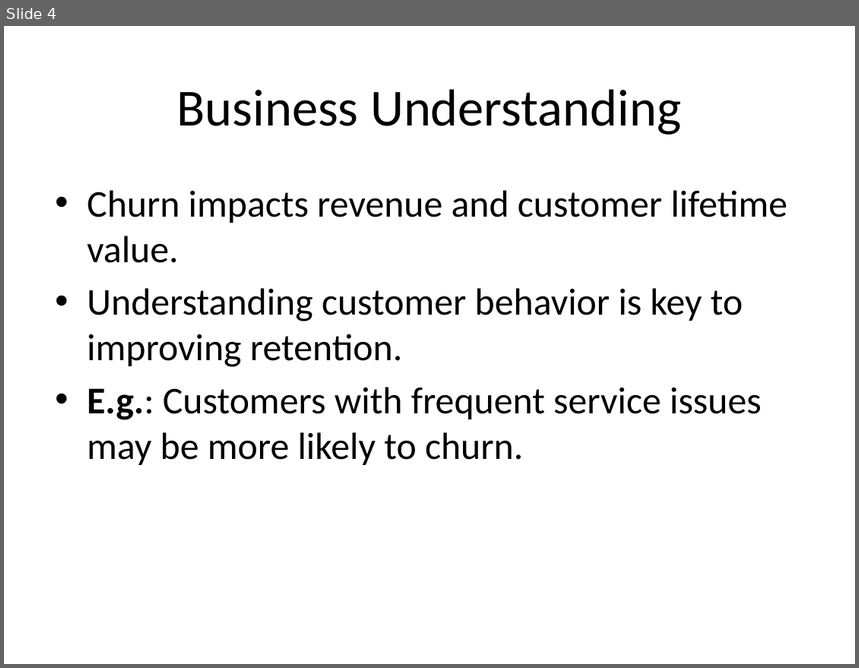
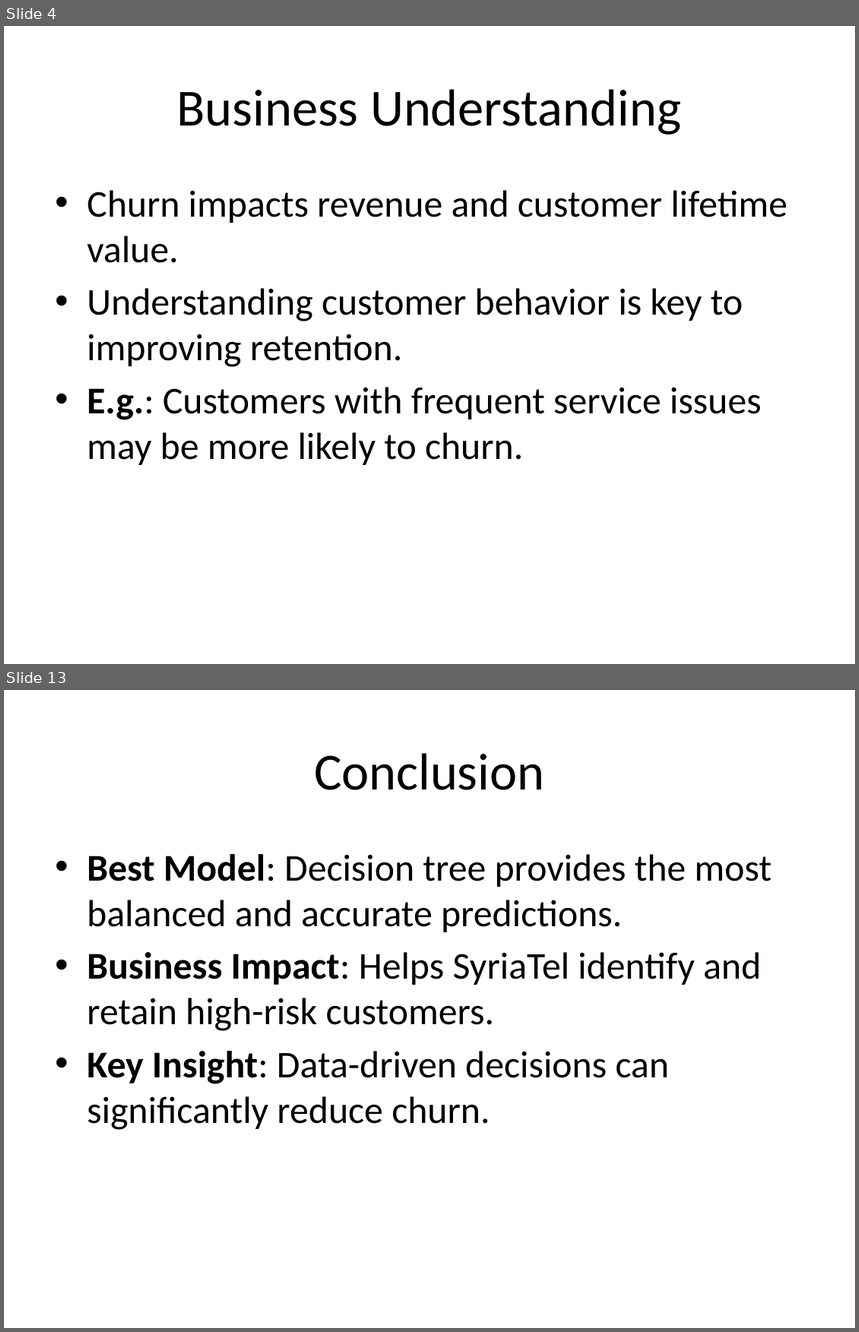
Before and after one commit to wawerukahuthu/PHASE-3-PROJECT, a slide deck: Predicting Customer Churn for SyriaTel.pptx. Shown one above the other, each under a label of ours: slide 4 before the commit, slides 4 and 13 after it; the slides between them are not shown. The pictures are 859x668 and 859x1332 pixels, drawn with LibreOffice and Linux fonts; fonts in the diff are those of the drawing. Boxes give left, top, right and bottom in pixels: in the first picture for what was removed or moved away, otherwise in the second. Text is boxed around its words. In the diff, an @@ line names an element or a change of style, - is before the commit and + after.

```diff
--- a/Predicting Customer Churn for SyriaTel.pptx
+++ b/Predicting Customer Churn for SyriaTel.pptx
@@ slide 13 added at [4,690,855,1328], background #FFFFFF @@
@@ title added at [314,753,544,790], 44 pt, text #000000 @@
+Conclusion
@@ text added at [87,854,772,1130], 32 pt, text #000000 @@
+• Best Model: Decision tree provides the most balanced and accurate predictions.
+• Business Impact: Helps SyriaTel identify and retain high-risk customers.
+• Key Insight: Data-driven decisions can significantly reduce churn.
```
Also in this commit, not shown: 10 other slides added, 1 slide removed, 2 other files.
